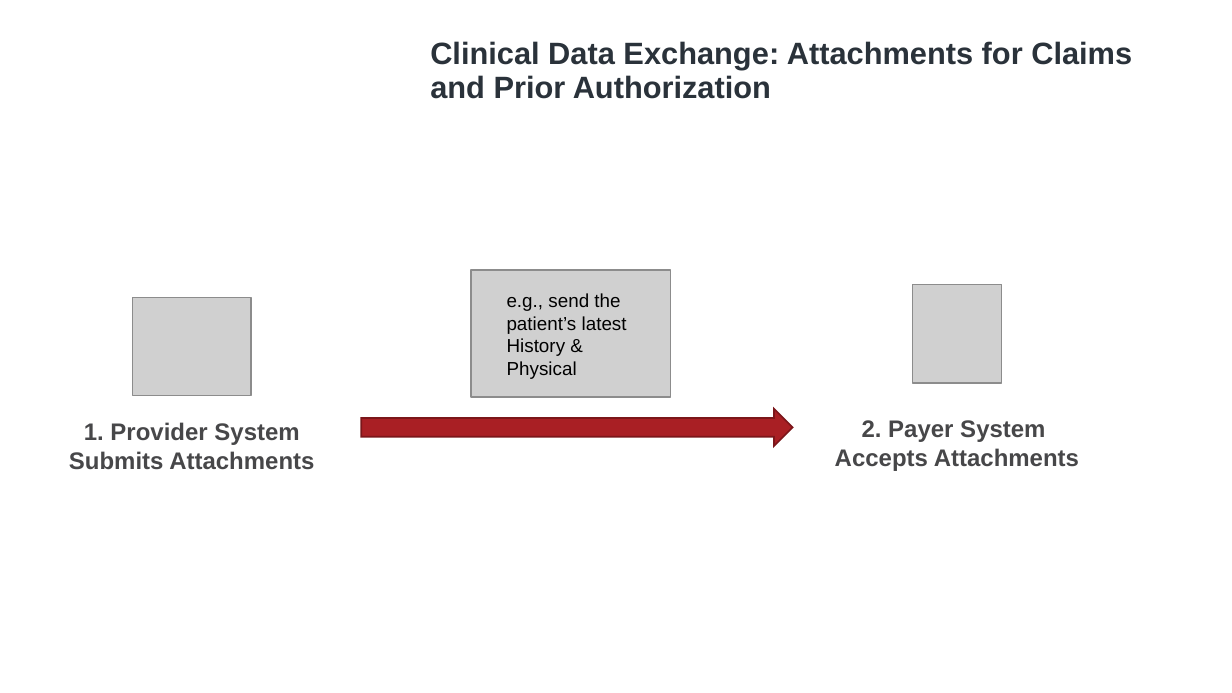
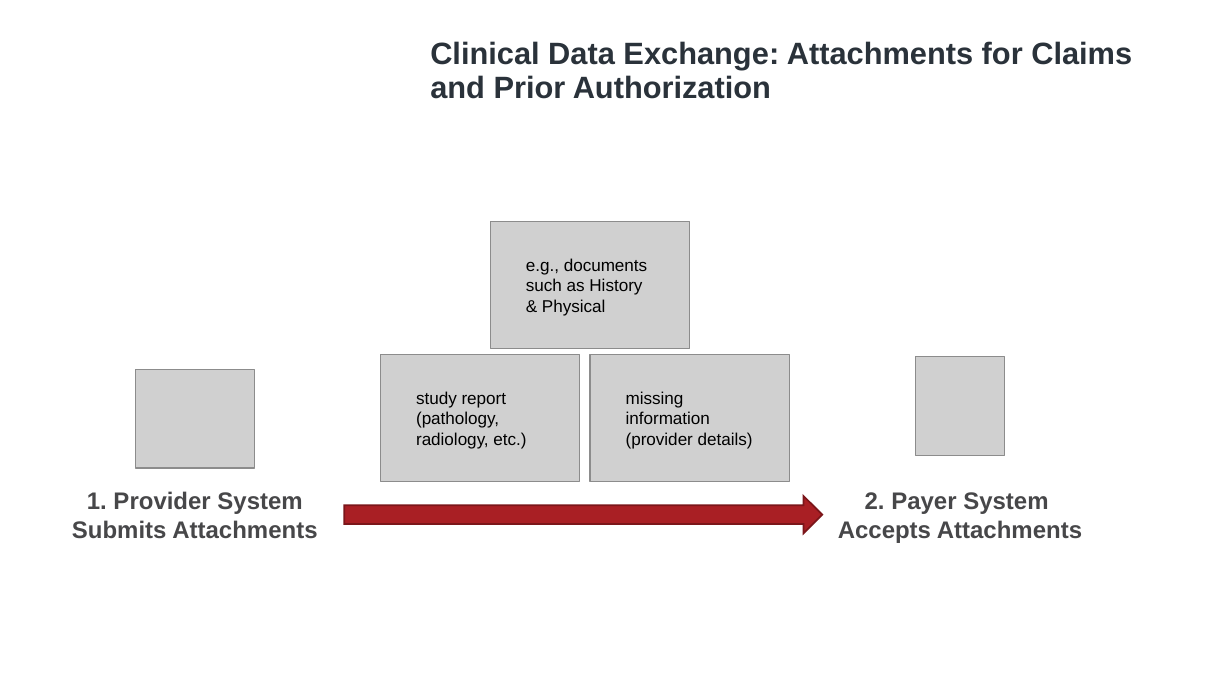
Before and after one commit to HL7/davinci-ecdx, a slide deck: slide 3 of input/images/source/Workflow Images.pptx. Drawn at 1232x693 pixels with LibreOffice and Linux fonts; fonts in the diff are those of the drawing; grey boxes stand for pictures; background and template pictures are left out. Boxes give left, top, right and bottom in pixels: in the first picture for what was removed or moved away, otherwise in the second. Text is boxed around its words. In the diff, an @@ line names an element or a change of style, - is before the commit and + after.

```diff
--- a/input/images/source/Workflow Images.pptx
+++ b/input/images/source/Workflow Images.pptx
@@ picture added at [490,222,690,349] @@
@@ text at [526,258,647,316]: text changed; size 11 to 10 pt @@
-e.g., send the patient’s latest History & Physical
+e.g., documents such as History & Physical
@@ picture added at [381,355,580,482] @@
@@ picture: place and size @@
-picture at [471,270,670,397]
+picture at [590,355,790,482]
@@ picture: place and size @@
-picture at [913,285,1003,383]
+picture at [915,356,1005,455]
@@ picture: place and size @@
-picture at [133,297,251,395]
+picture at [136,370,254,468]
@@ text added at [416,391,526,449], 10 pt, text #000000 @@
+study report (pathology, radiology, etc.)
@@ text added at [626,391,753,449], 10 pt, text #000000 @@
+missing information (provider details)
@@ text "1. Provider System Submits Attachments": place and size @@
-text "1. Provider System Submits Attachments" at [69,422,314,470]
+text "1. Provider System Submits Attachments" at [72,491,317,539]
@@ right arrow: place and size @@
-right arrow at [361,409,792,446]
+right arrow at [344,496,822,533]
@@ text "2. Payer System": place and size @@
-text "2. Payer System" at [835,420,1079,471]
+text "2. Payer System" at [838,492,1082,543]
```
Also in this commit, not shown: 3 other files.
